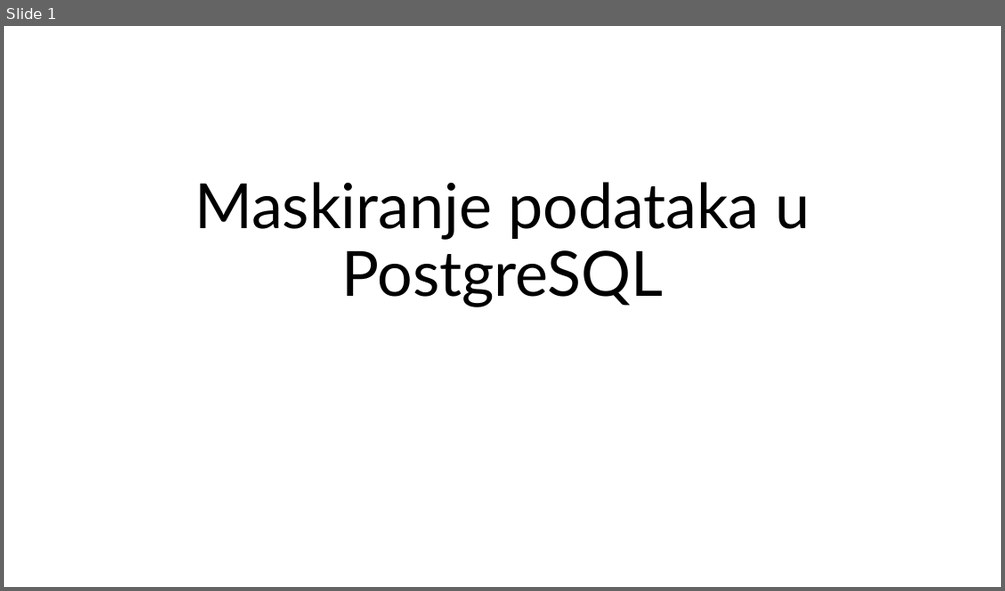
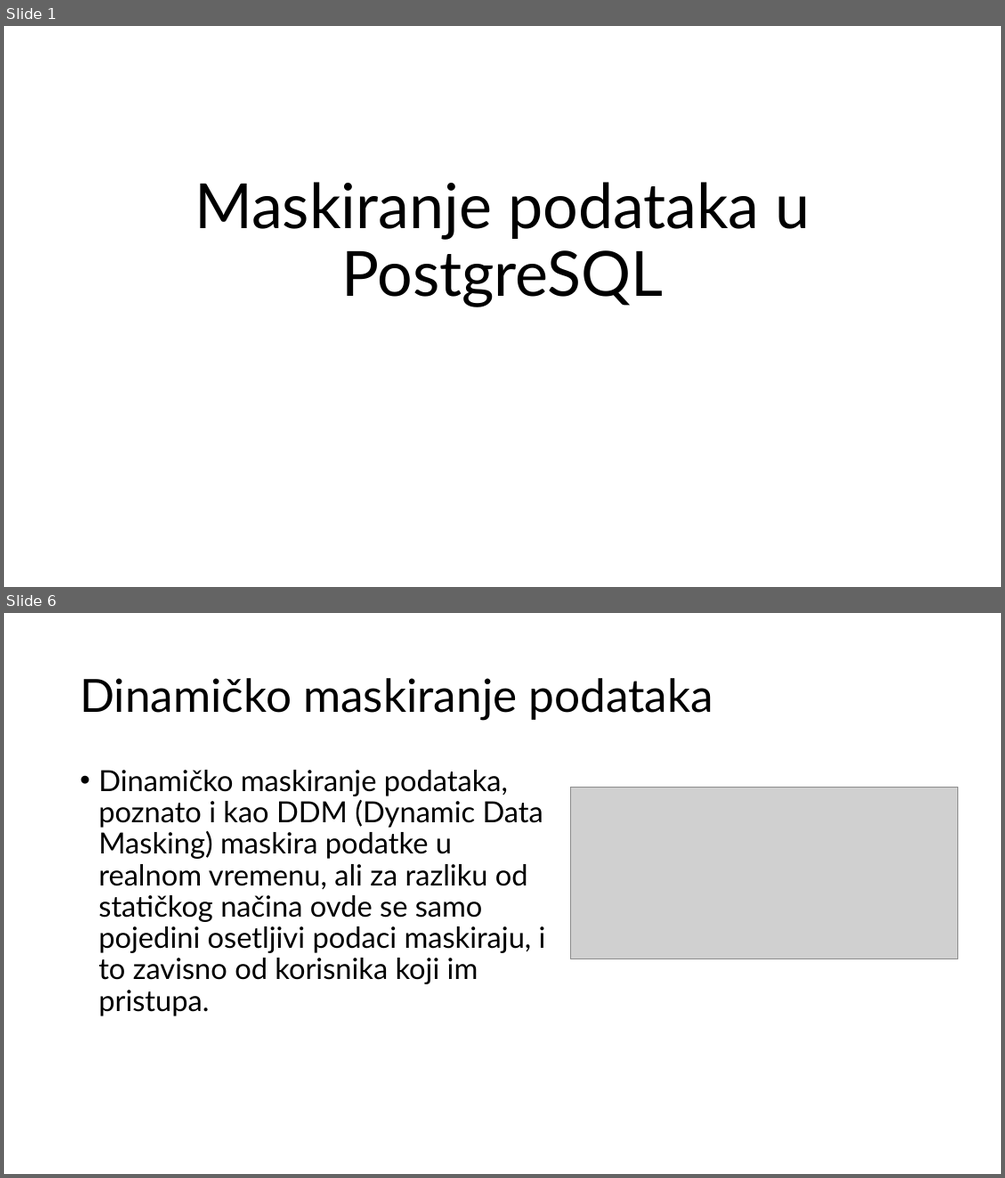
Before and after one commit to radisa-markovic/data-masking-postgres, a slide deck: Maskiranje podataka PostgreSQL.pptx. Shown one above the other, each under a label of ours: slide 1 before the commit, slides 1 and 6 after it; the slides between them are not shown. The pictures are 1005x591 and 1005x1178 pixels, drawn with LibreOffice and Linux fonts; fonts in the diff are those of the drawing; grey boxes stand for pictures. Boxes give left, top, right and bottom in pixels: in the first picture for what was removed or moved away, otherwise in the second. Text is boxed around its words. In the diff, an @@ line names an element or a change of style, - is before the commit and + after.

```diff
--- a/Maskiranje podataka PostgreSQL.pptx
+++ b/Maskiranje podataka PostgreSQL.pptx
@@ slide 6 added at (4, 613, 1001, 1174), background #FFFFFF @@
@@ title added at (80, 678, 713, 720), 44 pt, text #000000 @@
+Dinamičko maskiranje podataka
@@ text added at (98, 770, 546, 1016), 28 pt, text #000000 @@
+• Dinamičko maskiranje podataka, poznato i kao DDM (Dynamic Data Masking) maskira podatke u realnom vremenu, ali za razliku od statičkog načina ovde se samo pojedini osetljivi podaci maskiraju, i to zavisno od korisnika koji im pristupa.
@@ picture added at (571, 787, 958, 958) @@
```
Also in this commit, not shown: 13 other slides added.
